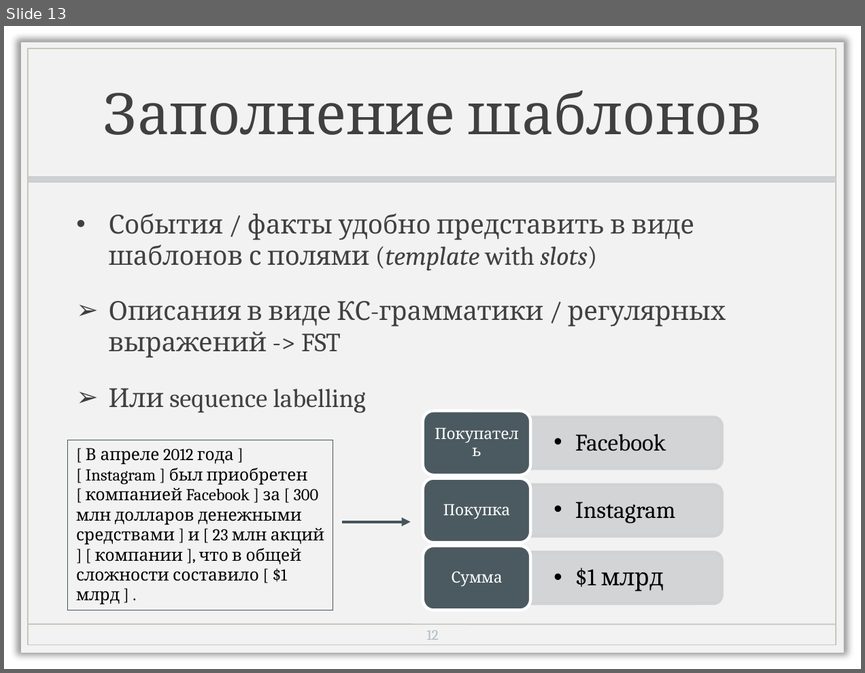
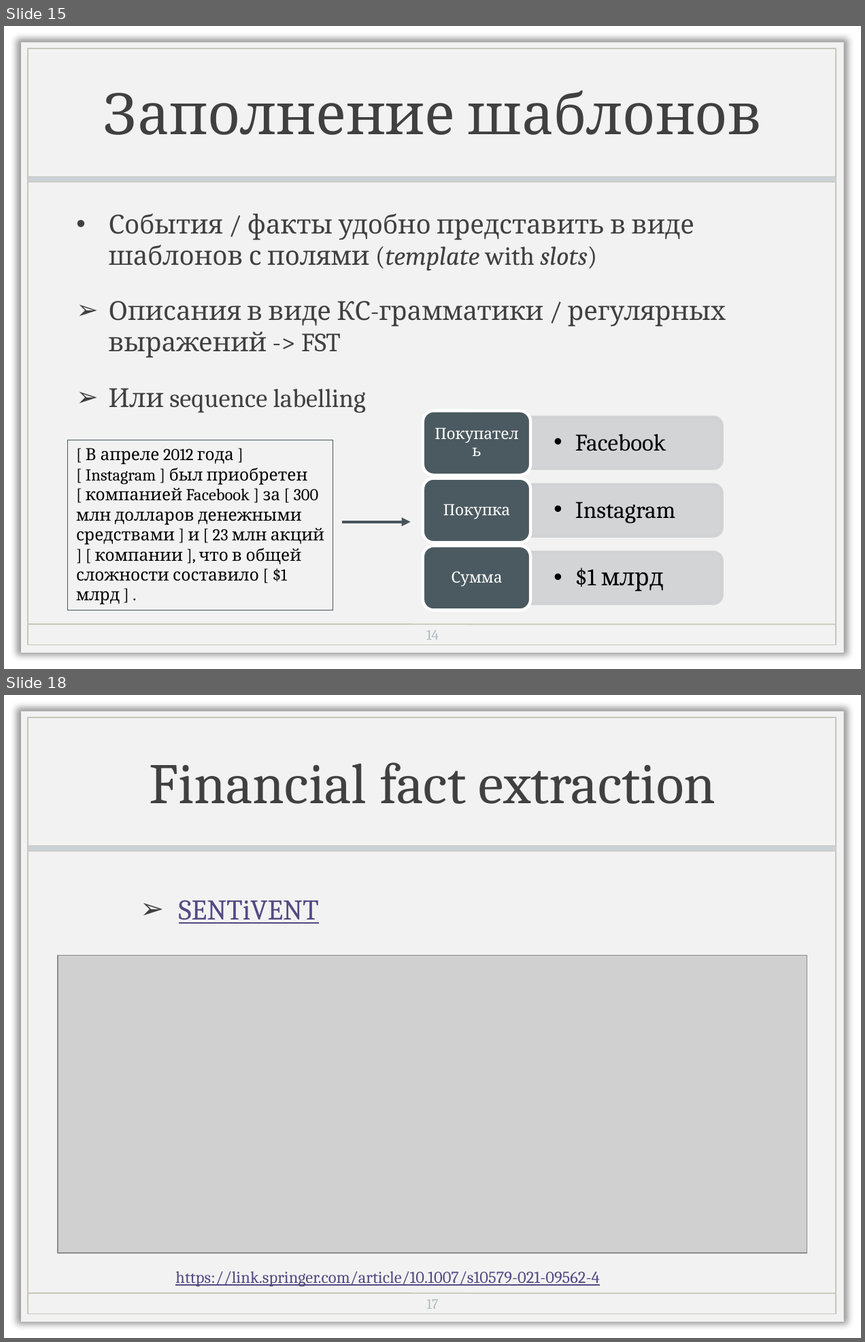
Before and after one commit to named-entity/hse-nlp, a slide deck: 4th_year/Slides/8_information-extraction.pptx. Shown one above the other, each under a label of ours: slide 13 before the commit, slides 15 and 18 after it; the slides between them are not shown. The pictures are 865x673 and 865x1342 pixels, drawn with LibreOffice and Linux fonts; fonts in the diff are those of the drawing; grey boxes stand for pictures; background and template pictures are left out. Boxes give left, top, right and bottom in pixels: in the first picture for what was removed or moved away, otherwise in the second. Text is boxed around its words. In the diff, an @@ line names an element or a change of style, - is before the commit and + after.

```diff
--- a/4th_year/Slides/8_information-extraction.pptx
+++ b/4th_year/Slides/8_information-extraction.pptx
@@ slide 18 added at <box>4,695,861,1338</box>, background picture (left out); not listed: 4 template elements that a slide beside it also shows @@
@@ title added at <box>150,762,715,804</box>, 48 pt, text #404040 @@
+Financial fact extraction
@@ text added at <box>179,900,319,923</box>, 24 pt, text #524A82, underline @@
+➢ SENTiVENT
@@ picture added at <box>58,955,807,1253</box> @@
@@ text added at <box>175,1271,599,1286</box>, 14 pt, text #524A82, underline @@
+https://link.springer.com/article/10.1007/s10579-021-09562-4
@@ page number added at <box>426,1299,438,1308</box>, 12 pt, text #B0BCC1 @@
+17
@@ what was slide 13 is now slide 15 @@
@@ page number at <box>426,630,439,639</box>: text changed @@
-12
+14
```
Also in this commit, not shown: 5 slides changed, 5 other slides added, 1 other file.
